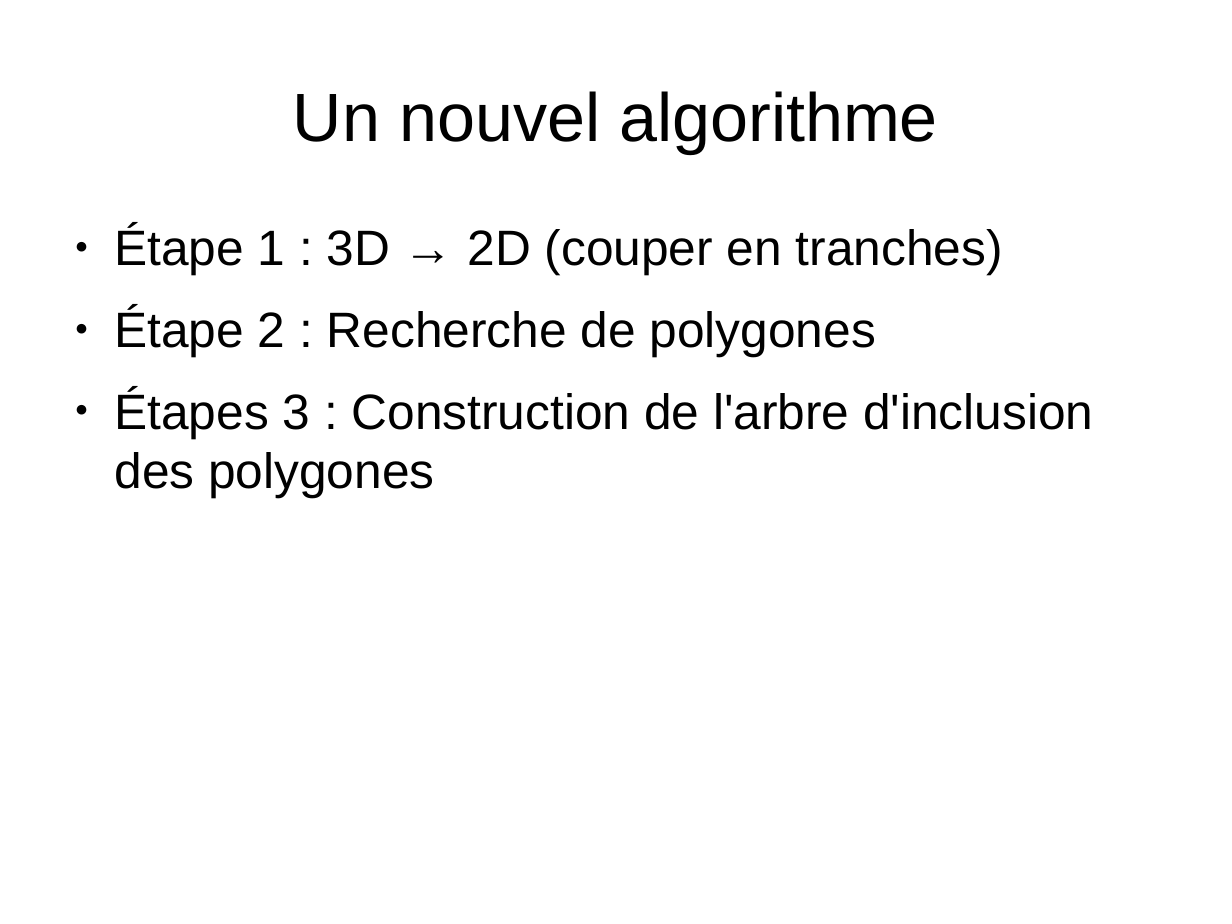
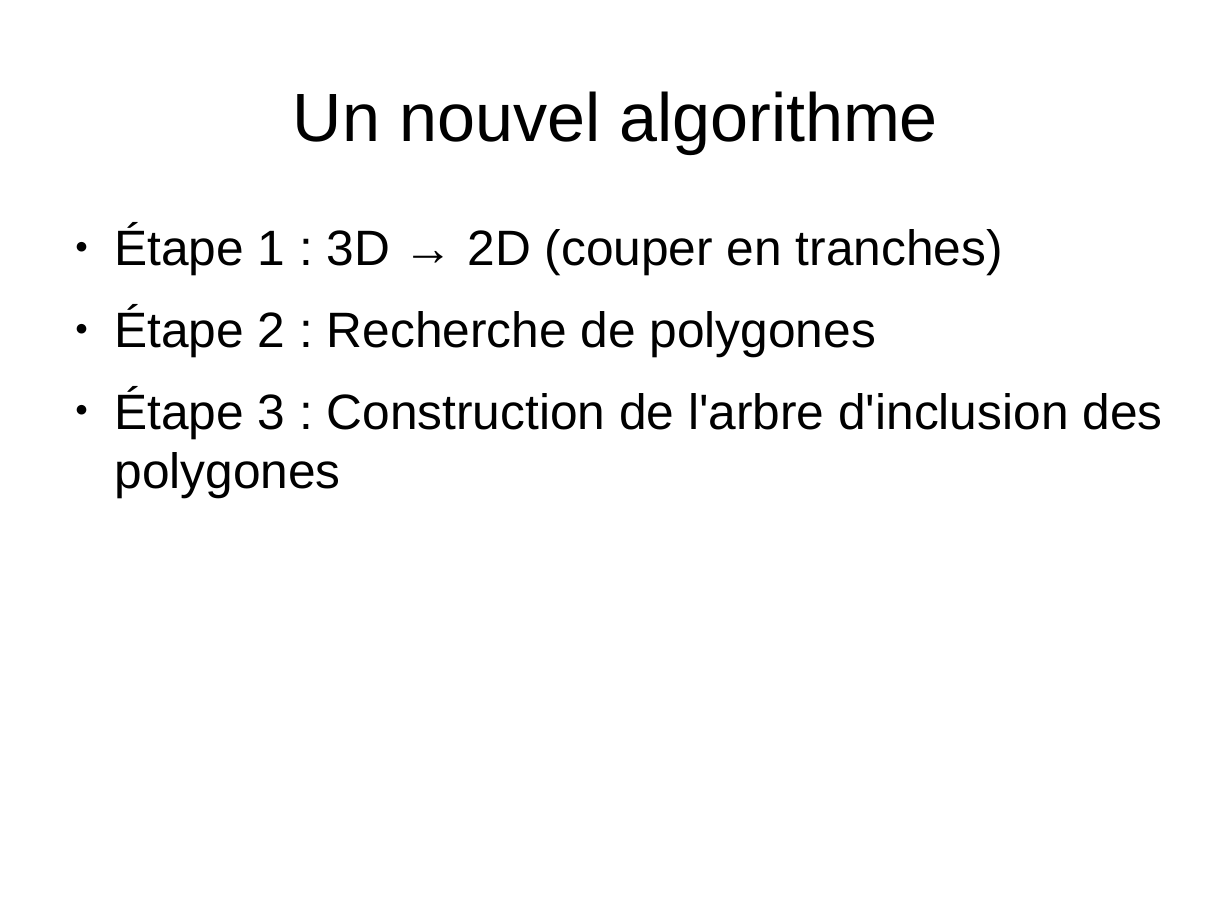
Before and after one commit to wagnerf42/Jimn, a slide deck: slide 8 of soutenance/soutenance.odp. Drawn at 1232x924 pixels with LibreOffice and Linux fonts; fonts in the diff are those of the drawing. Boxes give left, top, right and bottom in pixels: in the first picture for what was removed or moved away, otherwise in the second. Text is boxed around its words. In the diff, an @@ line names an element or a change of style, - is before the commit and + after.

```diff
--- a/soutenance/soutenance.odp
+++ b/soutenance/soutenance.odp
@@ text at (114,389,1162,498): text changed @@
-● Étapes 3 : Construction de l'arbre d'inclusion des polygones
+● Étape 3 : Construction de l'arbre d'inclusion des polygones
```
Also in this commit, not shown: 1 other slide changed.
